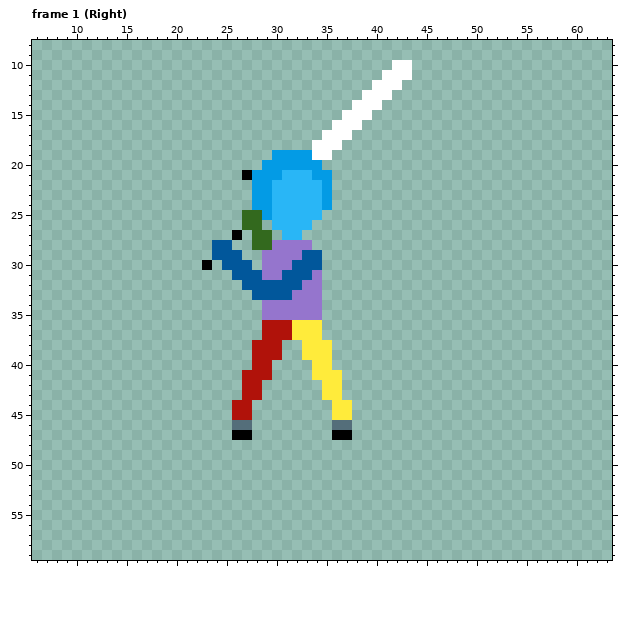
Pixel-art file: Assets/Art/Characters/Player/Sword_Attack/Player_Sword_Attack_Right.aseprite. The picture above is the old version.
64x64 pixels, 13 frames. Shown: frame 1 (Right): x 6..63, y 8..59. The commit also changed other frames, which this record leaves out.
Once edited:
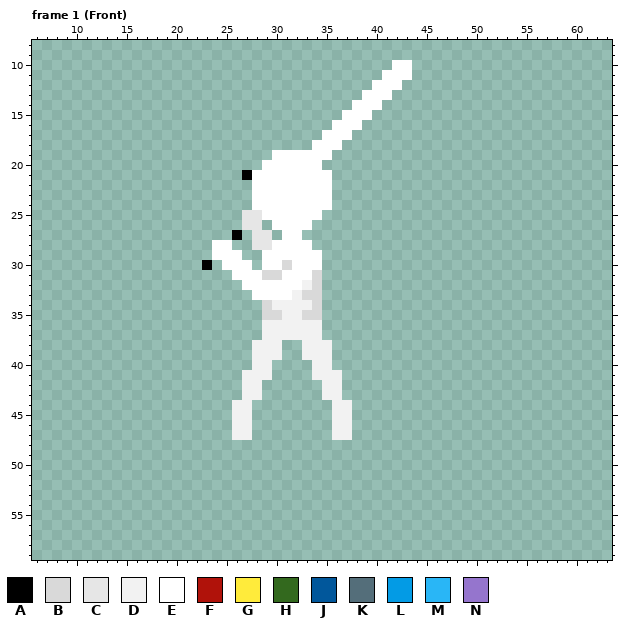
Palette (. is transparent): A #000000  B #d9d9d9  C #e6e6e6  D #f2f2f2  E #ffffff  F #b0120a  G #ffeb3b  H #33691e  J #01579b  K #546e7a  L #039be5  M #29b6f6  N #9575cd
From the commit log: Sword Attack Head Anim
The exact change:
layer "Skin/Right Leg" now shown
layer "Skin/Left Leg" now shown
layer "Skin/Chest" now shown
layer "Skin/Right Arm" now shown
layer "Skin/Left Arm" now shown
layer "Skin/Head" now shown
layer "Body/Right Leg" now hidden
layer "Body/Left Leg" now hidden
layer "Body/Chest" now hidden
layer "Body/Right Arm" now hidden
layer "Body/Left Arm" now hidden
layer "Body/Head" now hidden
--- frame 1 (Front)
@@ x 22..39 @@
 18 ............EEE...
-19 ........LLLLEE....
-20 .......LLLLLL.....
-21 .....ALLLMMMLL....
-22 ......LLMMMMML....
-23 ......LLMMMMML....
-24 ......LLMMMMML....
-25 .....HHLMMMMM.....
-26 .....HH.MMMM......
-27 ....A.HH.MM.......
-28 ..JJ..HHNNNN......
-29 ..JJJ..NNNNJJ.....
-30 .A.JJJ.NNNJJJ.....
-31 ....JJJNNJJJN.....
-32 .....JJJJJJNN.....
-33 ......JJJJNNN.....
-34 .......NNNNNN.....
-35 .......NNNNNN.....
-36 .......FFFGGG.....
-37 .......FFFGGG.....
-38 ......FFF..GGG....
-39 ......FFF..GGG....
-40 ......FF....GG....
-41 .....FFF....GGG...
-42 .....FF......GG...
-43 .....FF......GG...
-44 ....FF........GG..
-45 ....FF........GG..
-46 ....KK........KK..
-47 ....AA........AA..
+19 ........EEEEEE....
+20 .......EEEEEE.....
+21 .....AEEEEEEEE....
+22 ......EEEEEEEE....
+23 ......EEEEEEEE....
+24 ......EEEEEEEE....
+25 .....CCEEEEEE.....
+26 .....CC.EEEE......
+27 ....A.CC.EE.......
+28 ..EE..CCEEEE......
+29 ..EEE..EEEEEE.....
+30 .A.EEE.EEBEEE.....
+31 ....EEEBBEEEB.....
+32 .....EEEEEEDB.....
+33 ......EEEEDBB.....
+34 .......BDDDDB.....
+35 .......BBDDBB.....
+36 .......DDDDDD.....
+37 .......DDDDDD.....
+38 ......DDD..DDD....
+39 ......DDD..DDD....
+40 ......DD....DD....
+41 .....DDD....DDD...
+42 .....DD......DD...
+43 .....DD......DD...
+44 ....DD........DD..
+45 ....DD........DD..
+46 ....DD........DD..
+47 ....DD........DD..
 48 ..................
Boxes around the changes in both pictures, in picture pixels (x1, y1, x2, y2):
changed: (212, 150, 352, 440)
